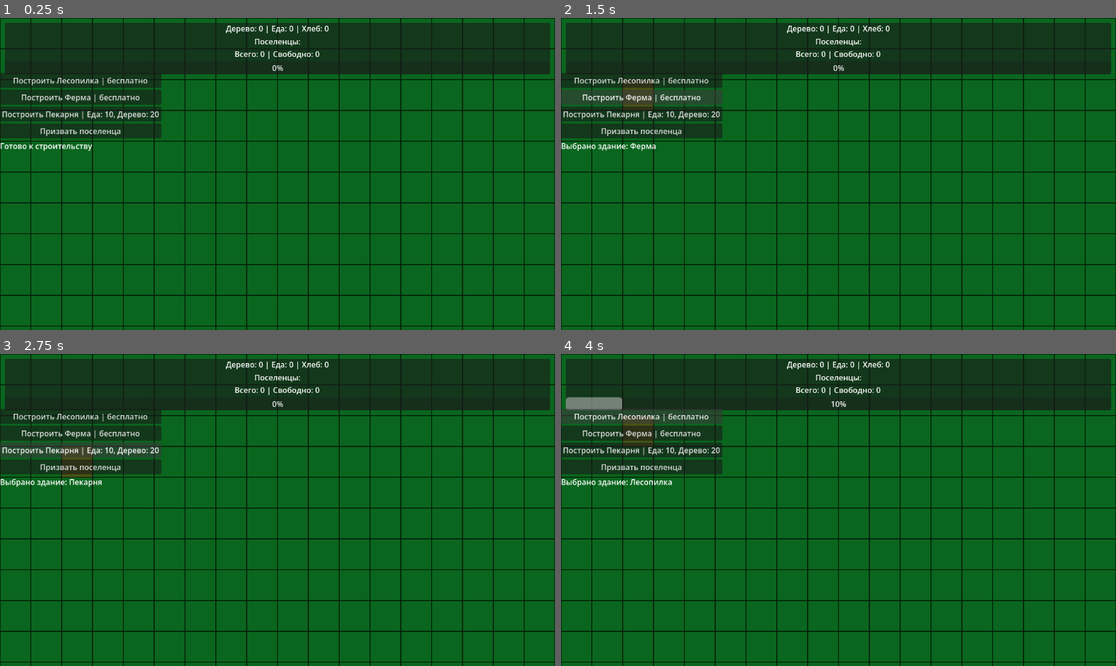
Above: before the commit, frames 1-4 (two rows, left to right).
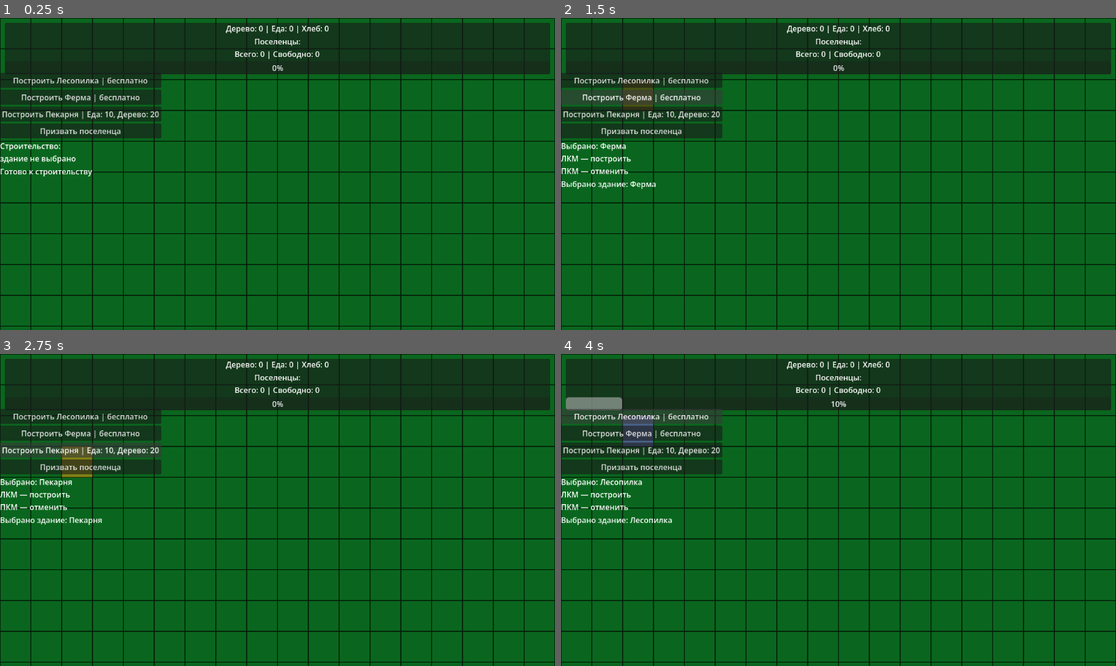
Above: after the commit, the same moments.

Repository: Daffix1/AppFromMyDad
Game: Godot game, scene res://Main.tscn
The game is run twice, just before and just after one commit, with the same random seed, the same clock (stepped at 60 frames per second) and the same inputs.
Inputs:
- Up to frame 1 (0.25 s): no input
- Up to frame 2 (1.5 s): click "Построить Лесопилка | бесплат…" at 0.5 s; click "Построить Ферма | бесплатно" at 1.25 s
- Up to frame 3 (2.75 s): click "Построить Пекарня | Еда: 10, …" at 2 s
- Up to frame 4 (4 s): click "Призвать поселенца" at 2.75 s; click "Построить Лесопилка | бесплат…" at 3.5 s

The runs differ from the first frame. In frame 1, 0.5% of the frame differs, in the area x 0-17%, y 40-51%; in frame 2, 0.5%; in frame 3, 0.7%; in frame 4, 1.1%, in the area x 0-21%, y 19-55%.

Commit message:
подсветка выбранного здания и добавили тестовые новые тайлы для всех зданий, которые есть. + превью к ним

Diff:
--- a/Main.tscn
+++ b/Main.tscn
@@ -8,6 +8,7 @@
 [ext_resource type="TileSet" uid="uid://buvljtf58do7c" path="res://resources/tilesets/building_tile_set.tres" id="3_lgr22"]
 [ext_resource type="Script" uid="uid://cnkxjlrytbh14" path="res://scripts/world/CellHighlighter.gd" id="4_lgr22"]
 [ext_resource type="TileSet" uid="uid://bu5qtasolax21" path="res://resources/tilesets/preview_building_tile_set.tres" id="4_trn2v"]
+[ext_resource type="Script" uid="uid://cjv1dsqr5lomu" path="res://scripts/world/SelectedBuildingHighlighter.gd" id="6_03owx"]
 
 [sub_resource type="TileSetAtlasSource" id="TileSetAtlasSource_r0du0"]
 texture = ExtResource("3_cm0pq")
@@ -38,6 +39,9 @@
 
 [node name="CellHighlighter" type="Node2D" parent="World" unique_id=219320602]
 script = ExtResource("4_lgr22")
+
+[node name="SelectedBuildingHighlighter" type="Node2D" parent="World" unique_id=258043482]
+script = ExtResource("6_03owx")
 
 [node name="CanvasLayer" type="CanvasLayer" parent="." unique_id=2135618060]
 
@@ -87,7 +91,6 @@
 text = "Призвать поселенца"
 
 [node name="BuildModeLabel" type="Label" parent="CanvasLayer/LeftPanel" unique_id=1992273749]
-visible = false
 layout_mode = 2
 text = "Строительство:
 здание не выбрано"
--- a/buildings/bakery.tres
+++ b/buildings/bakery.tres
@@ -18,4 +18,5 @@
 processing_output = {
 "bread": 1
 }
+tile_source_id = 1
 metadata/_custom_type_script = "uid://8it2h0lnyavq"
--- a/buildings/farm.tres
+++ b/buildings/farm.tres
@@ -14,4 +14,5 @@
 production_per_second = {
 "food": 2
 }
+tile_source_id = 2
 metadata/_custom_type_script = "uid://8it2h0lnyavq"
--- a/resources/tilesets/building_tile_set.tres
+++ b/resources/tilesets/building_tile_set.tres
@@ -1,6 +1,8 @@
 [gd_resource type="TileSet" format=3 uid="uid://buvljtf58do7c"]
 
 [ext_resource type="Texture2D" uid="uid://nyepwke7hco5" path="res://resources/lumber_mill.png" id="1_vy0hx"]
+[ext_resource type="Texture2D" uid="uid://dbc415ta175pq" path="res://resources/bakery.png" id="2_xou7s"]
+[ext_resource type="Texture2D" uid="uid://v5a0a1yk5b5g" path="res://resources/farm.png" id="3_blck0"]
 
 [sub_resource type="TileSetAtlasSource" id="TileSetAtlasSource_fos0i"]
 resource_name = "lumbermill"
@@ -8,6 +10,18 @@
 texture_region_size = Vector2i(64, 64)
 0:0/0 = 0
 
+[sub_resource type="TileSetAtlasSource" id="TileSetAtlasSource_m28st"]
+texture = ExtResource("2_xou7s")
+texture_region_size = Vector2i(64, 64)
+0:0/0 = 0
+
+[sub_resource type="TileSetAtlasSource" id="TileSetAtlasSource_3vbh1"]
+texture = ExtResource("3_blck0")
+texture_region_size = Vector2i(64, 64)
+0:0/0 = 0
+
 [resource]
 tile_size = Vector2i(64, 64)
 sources/0 = SubResource("TileSetAtlasSource_fos0i")
+sources/1 = SubResource("TileSetAtlasSource_m28st")
+sources/2 = SubResource("TileSetAtlasSource_3vbh1")
--- a/resources/tilesets/preview_building_tile_set.tres
+++ b/resources/tilesets/preview_building_tile_set.tres
@@ -1,6 +1,8 @@
 [gd_resource type="TileSet" format=3 uid="uid://bu5qtasolax21"]
 
 [ext_resource type="Texture2D" uid="uid://nyepwke7hco5" path="res://resources/lumber_mill.png" id="1_dcgkc"]
+[ext_resource type="Texture2D" uid="uid://dbc415ta175pq" path="res://resources/bakery.png" id="2_j3uo4"]
+[ext_resource type="Texture2D" uid="uid://v5a0a1yk5b5g" path="res://resources/farm.png" id="3_krs1g"]
 
 [sub_resource type="TileSetAtlasSource" id="TileSetAtlasSource_fos0i"]
 resource_name = "lumbermill"
@@ -9,6 +11,20 @@
 0:0/0 = 0
 0:0/0/modulate = Color(1, 1, 1, 0.49803922)
 
+[sub_resource type="TileSetAtlasSource" id="TileSetAtlasSource_m28st"]
+texture = ExtResource("2_j3uo4")
+texture_region_size = Vector2i(64, 64)
+0:0/0 = 0
+0:0/0/modulate = Color(1, 1, 1, 0.49803922)
+
+[sub_resource type="TileSetAtlasSource" id="TileSetAtlasSource_3vbh1"]
+texture = ExtResource("3_krs1g")
+texture_region_size = Vector2i(64, 64)
+0:0/0 = 0
+0:0/0/modulate = Color(1, 1, 1, 0.49803922)
+
 [resource]
 tile_size = Vector2i(64, 64)
 sources/0 = SubResource("TileSetAtlasSource_fos0i")
+sources/1 = SubResource("TileSetAtlasSource_m28st")
+sources/2 = SubResource("TileSetAtlasSource_3vbh1")
--- a/scripts/data/BuildingData.gd
+++ b/scripts/data/BuildingData.gd
@@ -15,3 +15,6 @@
 
 @export var processing_input: Dictionary = {}
 @export var processing_output: Dictionary = {}
+
+@export var tile_source_id: int = 0
+@export var tile_atlas_coords: Vector2i = Vector2i.ZERO
--- a/scripts/managers/BuildingManager.gd
+++ b/scripts/managers/BuildingManager.gd
@@ -30,6 +30,11 @@
 
 func has_selected_building() -> bool:
 	return selected_building_id != ""
+
+func get_selected_building_data() -> BuildingData:
+	if not has_selected_building():
+		return null
+	return BuildingDatabase.get_building(selected_building_id)
 
 
 func cancel_selected_building() -> void:
--- a/scripts/world/CellHighlighter.gd
+++ b/scripts/world/CellHighlighter.gd
@@ -1,8 +1,6 @@
 extends Node2D
 
 @export var cell_size: Vector2 = Vector2(64, 64)
-@export var preview_source_id: int = 0
-@export var preview_atlas_coords: Vector2i = Vector2i.ZERO
 
 @onready var ground_layer: TileMapLayer = $"../GroundLayer"
 @onready var preview_layer: TileMapLayer = $"../PreviewLayer"
@@ -46,10 +44,16 @@
 func update_preview() -> void:
 	clear_preview()
 
+	var building_data := BuildingManager.get_selected_building_data()
+
+	if building_data == null:
+		return
+
+
 	preview_layer.set_cell(
 		current_cell,
-		preview_source_id,
-		preview_atlas_coords
+		building_data.tile_source_id,
+		building_data.tile_atlas_coords
 	)
 
 	previous_preview_cell = current_cell
--- /dev/null
+++ b/scripts/world/SelectedBuildingHighlighter.gd
@@ -0,0 +1,41 @@
+extends Node2D
+
+@export var cell_size: Vector2i = Vector2i(64, 64)
+
+@onready var ground_layer: TileMapLayer = $"../GroundLayer"
+
+var selected_cell: Vector2i = Vector2i(-9999, -9999)
+var has_selected_cell: bool = false
+
+func _ready() -> void:
+	BuildingManager.building_selected.connect(_on_building_selected)
+
+func _on_building_selected(cell: Vector2i, building: Dictionary) -> void:
+	if building.is_empty():
+		has_selected_cell = false
+		queue_redraw()
+		return
+
+	selected_cell = cell
+	has_selected_cell = true
+	queue_redraw()
+
+func _draw() -> void:
+	if not has_selected_cell:
+		return
+
+	var rect := get_selected_cell_rect()
+
+	draw_rect(rect, Color(1.0, 0.85, 0.2, 0.20), true)
+	draw_rect(rect, Color(1.0, 0.85, 0.2, 1.0), false, 4.0)
+
+
+func get_selected_cell_rect() -> Rect2:
+	var cell_local_position := ground_layer.map_to_local(selected_cell)
+	var cell_global_position := ground_layer.to_global(cell_local_position)
+	var local_position := to_local(cell_global_position)
+
+	return Rect2(
+		local_position - cell_size / 2.0,
+		cell_size
+	)
--- a/scripts/world/WorldGenerator.gd
+++ b/scripts/world/WorldGenerator.gd
@@ -14,11 +14,11 @@
 	generate_map()
 	BuildingManager.building_placed.connect(_on_building_placed)
 
-func _on_building_placed(cell: Vector2i, _building_data: BuildingData) -> void:
+func _on_building_placed(cell: Vector2i, building_data: BuildingData) -> void:
 	building_layer.set_cell(
 		cell,
-		building_source_id,
-		Vector2i.ZERO
+		building_data.tile_source_id,
+		building_data.tile_atlas_coords
 	)
 
 func _unhandled_input(event: InputEvent) -> void:
Binary file added: resources/bakery.png
Not shown, added: resources/bakery.png.import
Binary file added: resources/farm.png
Not shown, added: resources/farm.png.import
Not shown, added: scripts/world/SelectedBuildingHighlighter.gd.uid
